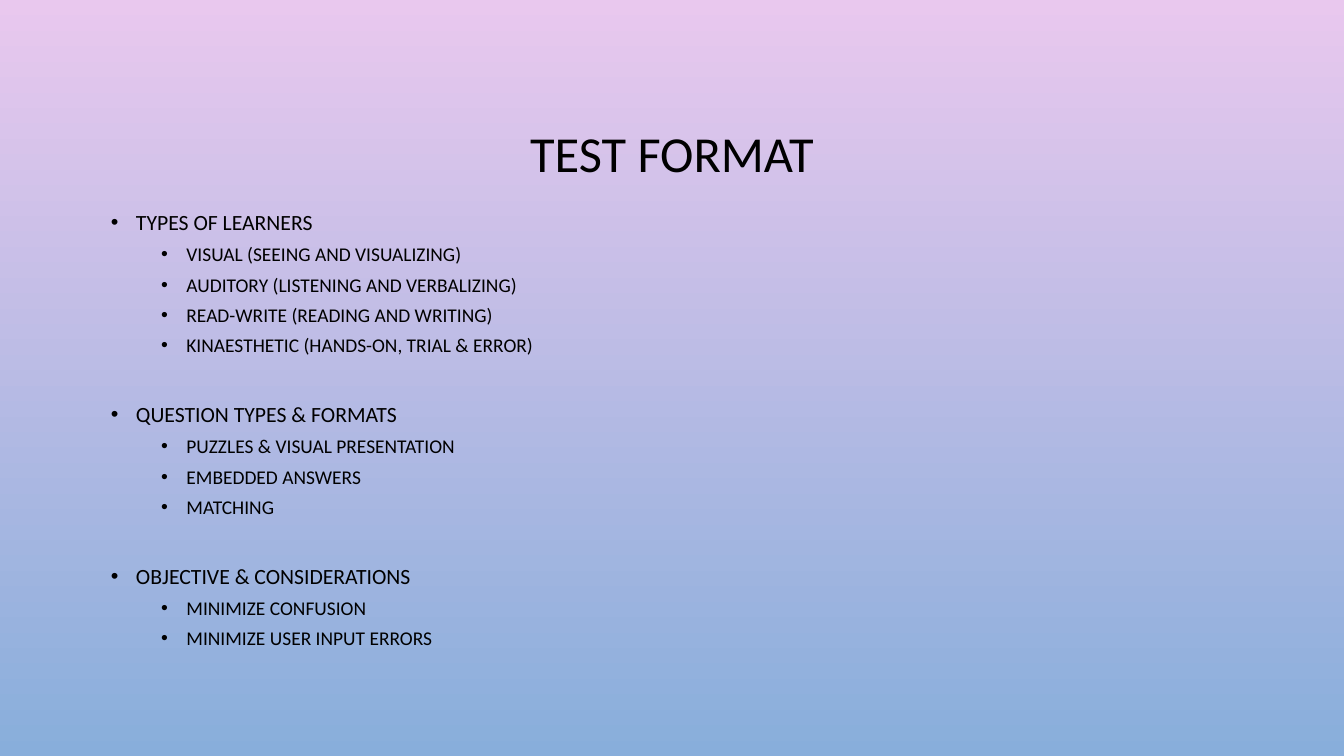
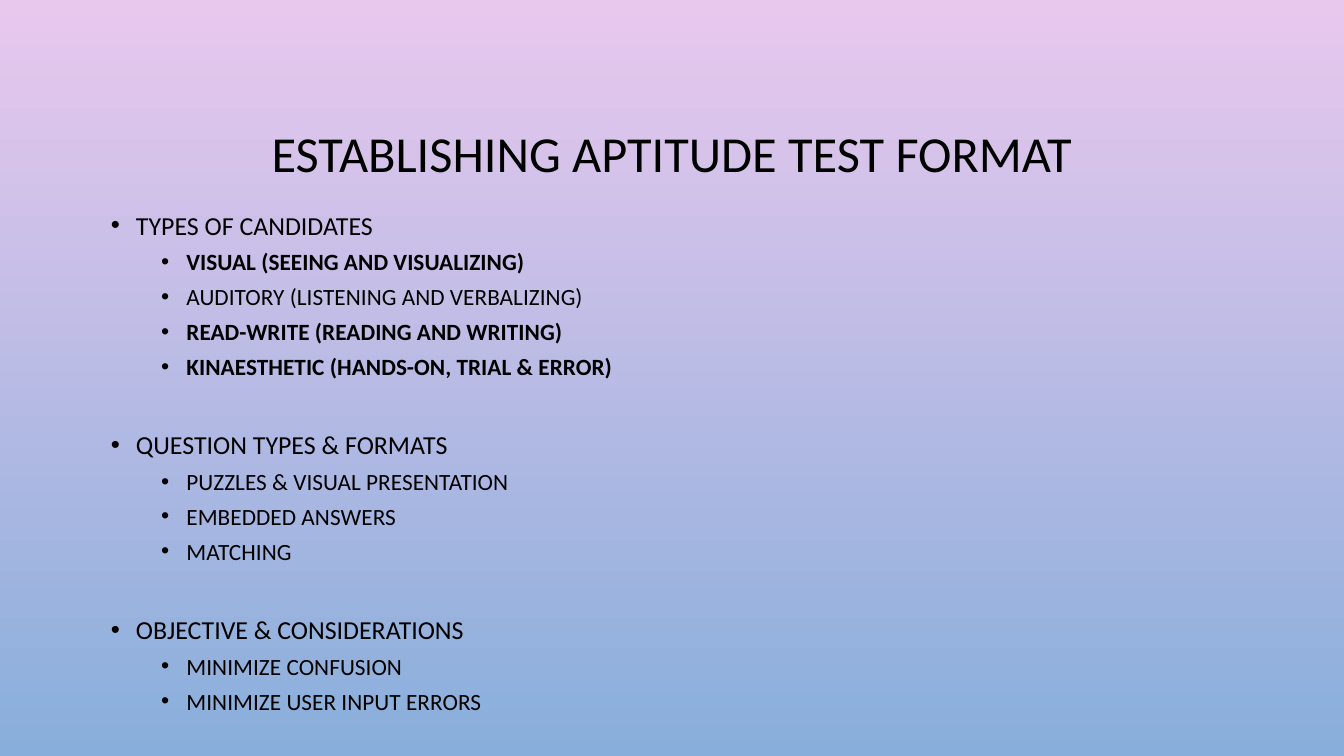
Before and after one commit to abrievanaardt/smalltalk, a slide deck: slide 8 of Documentation/smalltalk.pptx (slide 9 before the commit). Drawn at 1344x756 pixels with LibreOffice and Linux fonts; fonts in the diff are those of the drawing; background and template pictures are left out. Boxes give left, top, right and bottom in pixels: in the first picture for what was removed or moved away, otherwise in the second. Text is boxed around its words. In the diff, an @@ line names an element or a change of style, - is before the commit and + after.

```diff
--- a/Documentation/smalltalk.pptx
+++ b/Documentation/smalltalk.pptx
@@ title at (x1=272, y1=139, x2=1072, y2=173): text changed @@
-TEST FORMAT
+ESTABLISHING APTITUDE TEST FORMAT
@@ text at (x1=136, y1=218, x2=373, y2=235): text changed; size 15.5 to 18.5 pt @@
-• TYPES OF LEARNERS
+• TYPES OF CANDIDATES
@@ text at (x1=136, y1=253, x2=612, y2=710): size 13.9 to 16.6 pt in "VISUAL (SEEING AND VISUALIZING)", "AUDITORY (LISTENING AND VERBALIZING)", "READ-WRITE (READING AND WRITING)", "KINAESTHETIC (HANDS-ON, TRIAL & ERROR)" and 5 more places; bold on in "VISUAL (SEEING AND VISUALIZING)", "READ-WRITE (READING AND WRITING)", "KINAESTHETIC (HANDS-ON, TRIAL & ERROR)"; size 15.5 to 18.5 pt in "QUESTION TYPES & FORMATS", "OBJECTIVE & CONSIDERATIONS" @@
```
Also in this commit, not shown: 9 other slides changed, 2 slides added, 2 slides removed.
